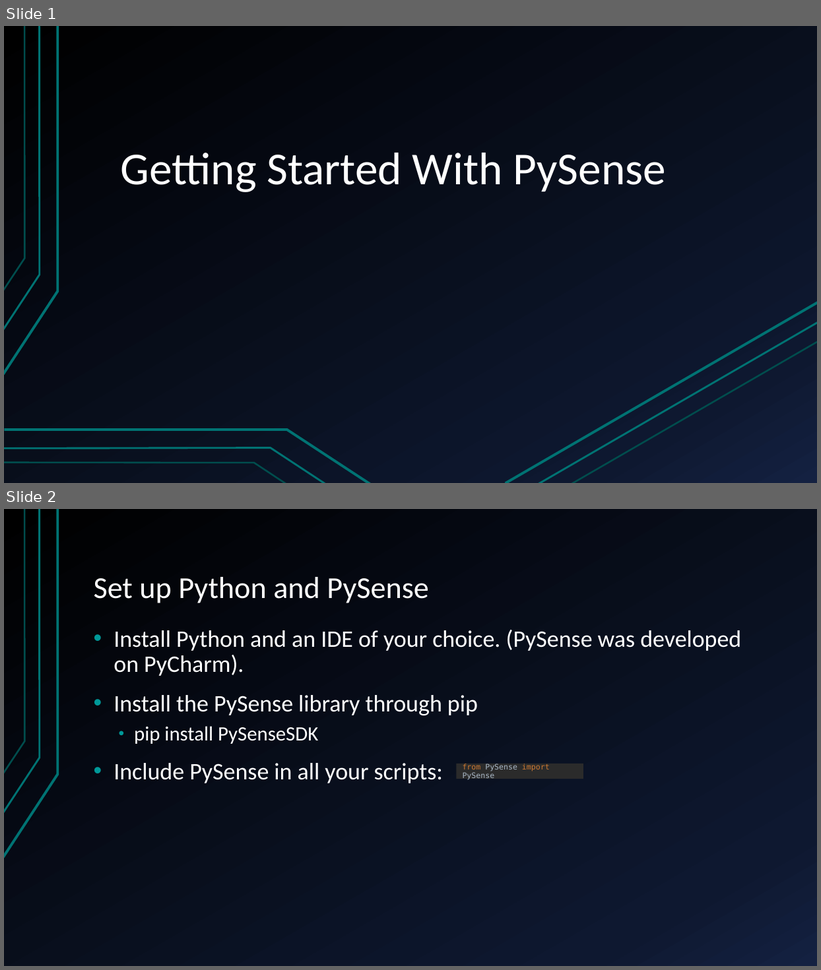
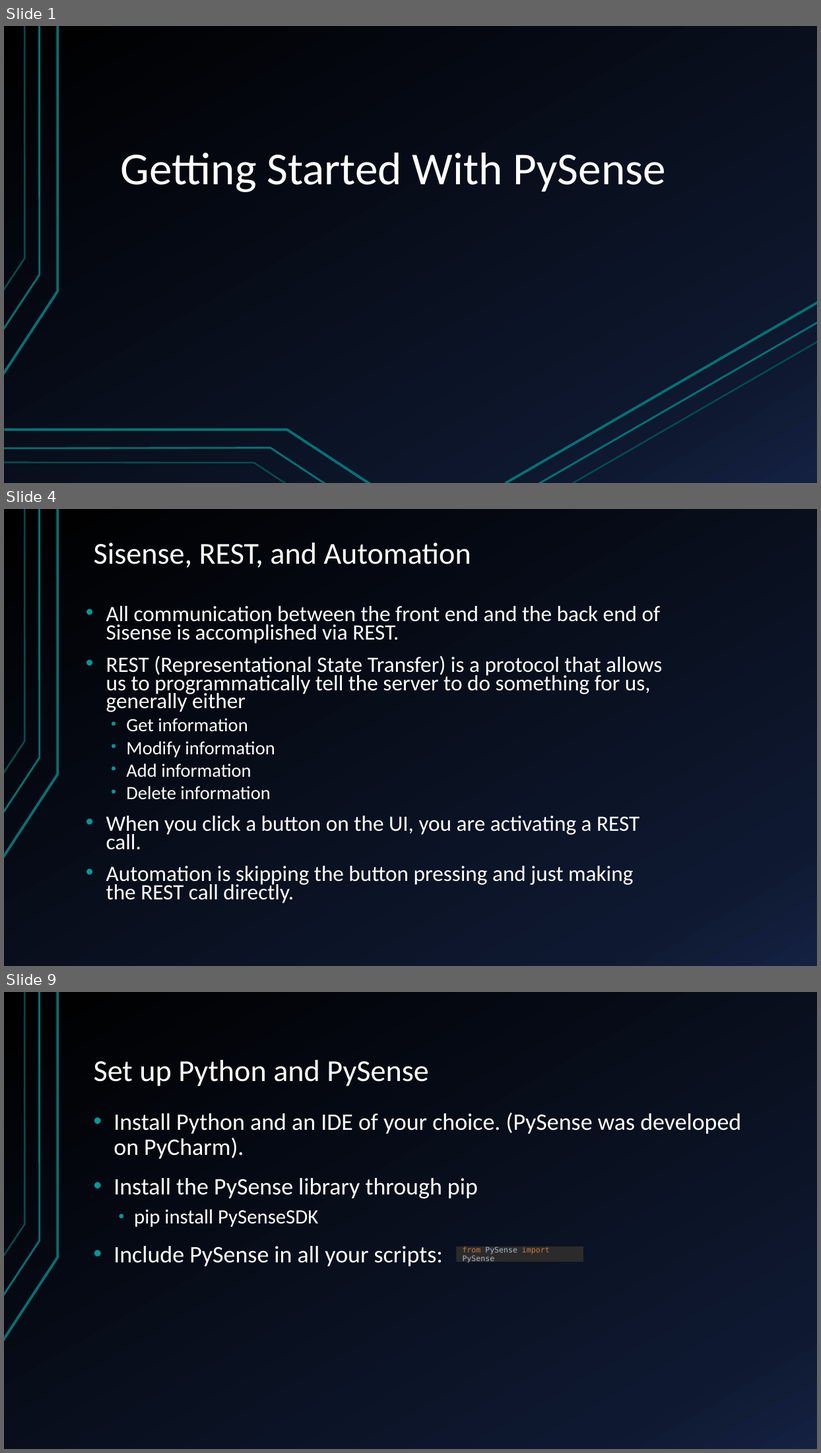
Before and after one commit to nathangiusti/PySense, a slide deck: PySenseTutorial.pptx. Shown one above the other, each under a label of ours: slides 1 and 2 before the commit, slides 1, 4 and 9 after it; the slides between them are not shown. The pictures are 821x970 and 821x1453 pixels, drawn with LibreOffice and Linux fonts; fonts in the diff are those of the drawing. Boxes give left, top, right and bottom in pixels: in the first picture for what was removed or moved away, otherwise in the second. Text is boxed around its words. In the diff, an @@ line names an element or a change of style, - is before the commit and + after.

```diff
--- a/PySenseTutorial.pptx
+++ b/PySenseTutorial.pptx
@@ slide 4 added at [4, 509, 817, 966], background gradient #000000 to #0F1931 to #142242; not listed: 3 template elements that a slide beside it also shows @@
@@ title added at [94, 543, 471, 568], 36 pt, text #FFFFFF @@
+Sisense, REST, and Automation
@@ text added at [106, 606, 662, 904], 25.9 pt, text #FFFFFF @@
+• All communication between the front end and the back end of Sisense is accomplished via REST.
+• REST (Representational State Transfer) is a protocol that allows us to programmatically tell the server to do something for us, generally either
+  • Get information
+  • Modify information
+  • Add information
+  • Delete information
+• When you click a button on the UI, you are activating a REST call.
+• Automation is skipping the button pressing and just making the REST call directly.
@@ what was slide 2 is now slide 9 @@
```
Also in this commit, not shown: 1 slide changed, 6 other slides added.
